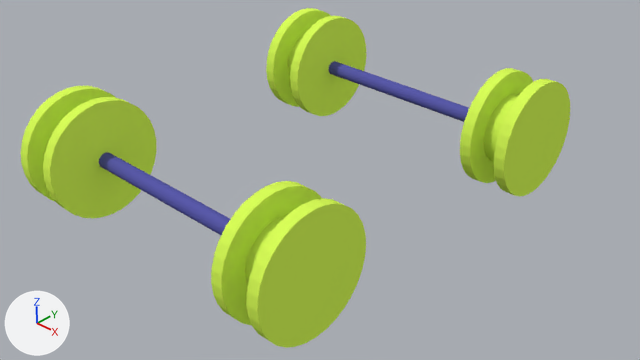
Two versions of the Blender file proyect.blend, one commit apart.
Before and after are seen from the file's camera 'Camera'. The axes (+X, +Y, +Z) are drawn at lower left. The lights are the same throughout.

In view in the first picture: 'eje_y_ruedas_anteriores', 'eje_y_ruedas_posteriores'.
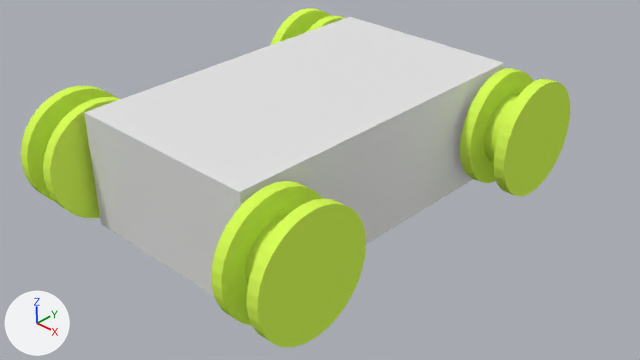
Boxes [x1, y1, x2, y2] around the edits, measured in the pictures (640 x 360 px):
'carroceria', added
    after: [84, 17, 504, 296]

Patch to the scene script:
```diff
--- a/proyect.blend.py
+++ b/proyect.blend.py
@@ me_cube_008 @@
+me_cube_008.from_pydata(...)  # a box spanning x -0.25..0.25, y -0.25..0.25, z -0.25..0.25
@@ ob_carroceria @@
+ob_carroceria = bpy.data.objects.new('carroceria', me_cube_008)
+ob_carroceria.location = (0.0, 0.0, 0.0)
+ob_carroceria.scale = (5.3, 9.0, 3.0)
```
